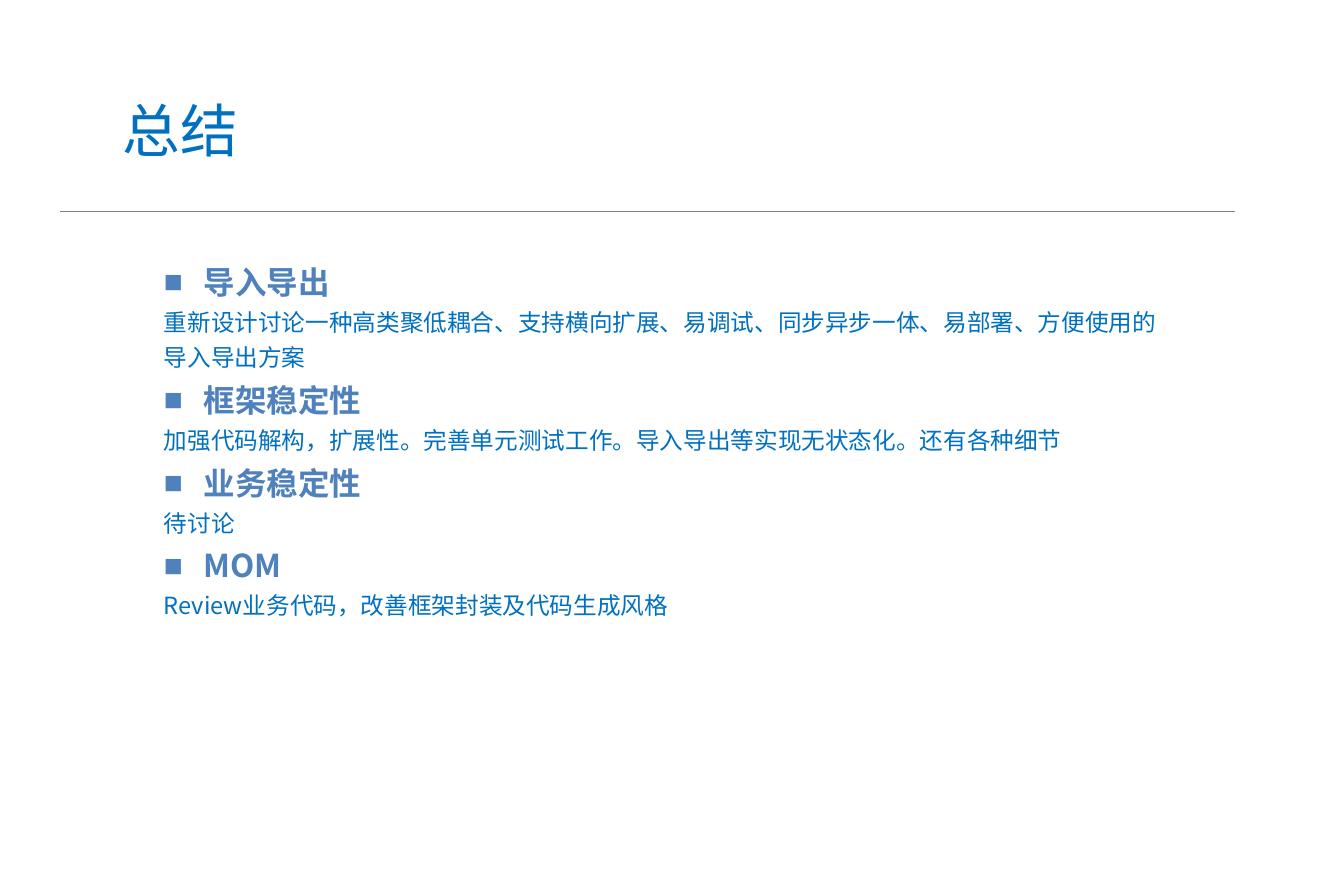
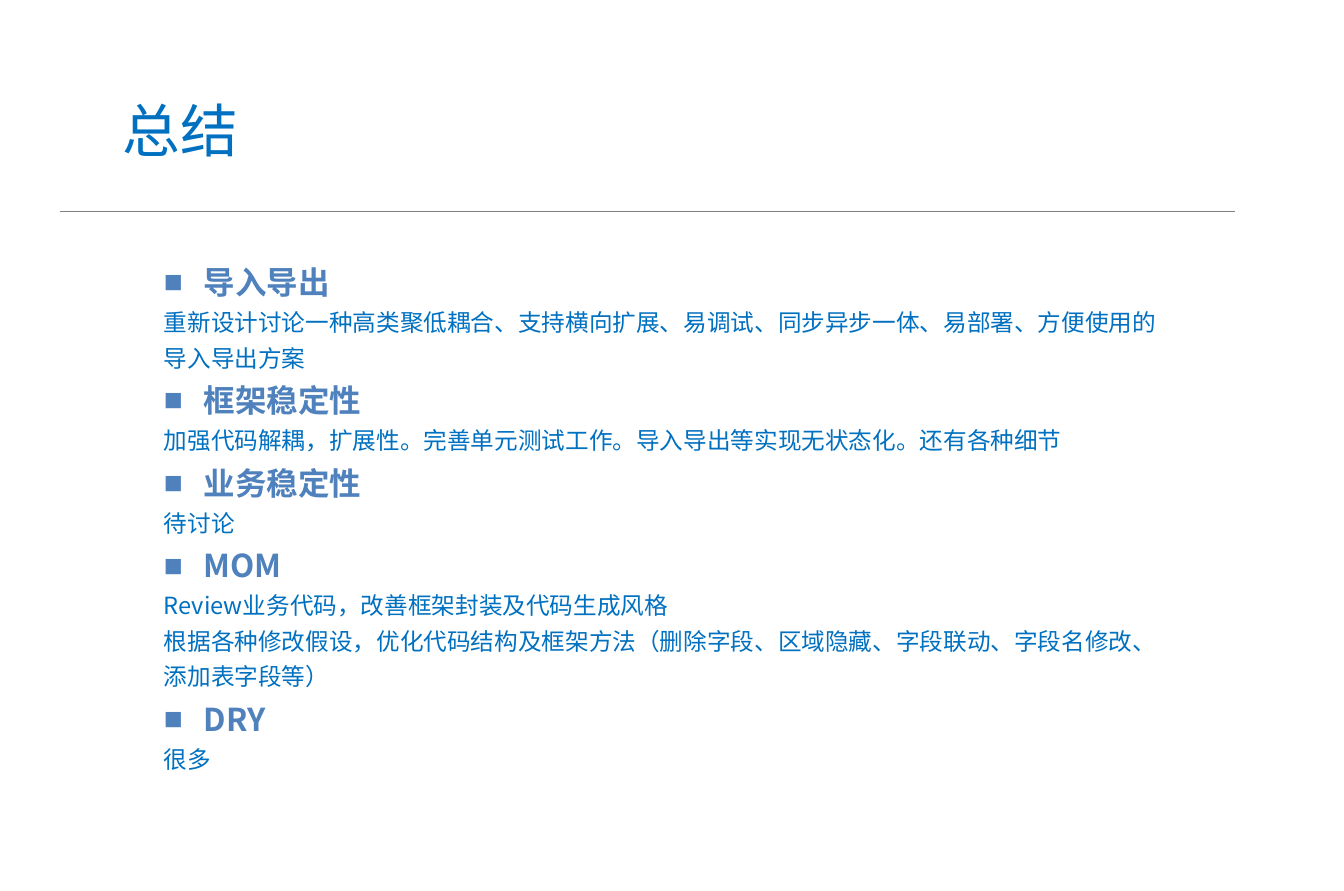
Before and after one commit to aceunlonely/DesignAndScheme, a slide deck: slide 10 of k框架设计/框架设计.pptx. Drawn at 1344x891 pixels with LibreOffice and Linux fonts; fonts in the diff are those of the drawing; background and template pictures are left out. Boxes give left, top, right and bottom in pixels: in the first picture for what was removed or moved away, otherwise in the second. Text is boxed around its words. In the diff, an @@ line names an element or a change of style, - is before the commit and + after.

```diff
--- a/k框架设计/框架设计.pptx
+++ b/k框架设计/框架设计.pptx
@@ text at [164, 429, 1062, 452]: text changed @@
-加强代码解构，扩展性。完善单元测试工作。导入导出等实现无状态化。还有各种细节
+加强代码解耦，扩展性。完善单元测试工作。导入导出等实现无状态化。还有各种细节
@@ text at [164, 630, 1156, 770]: paragraphs added @@
+根据各种修改假设，优化代码结构及框架方法（删除字段、区域隐藏、字段联动、字段名修改、添加表字段等）
+■ DRY
+很多
```
Also in this commit, not shown: 9 other files.
